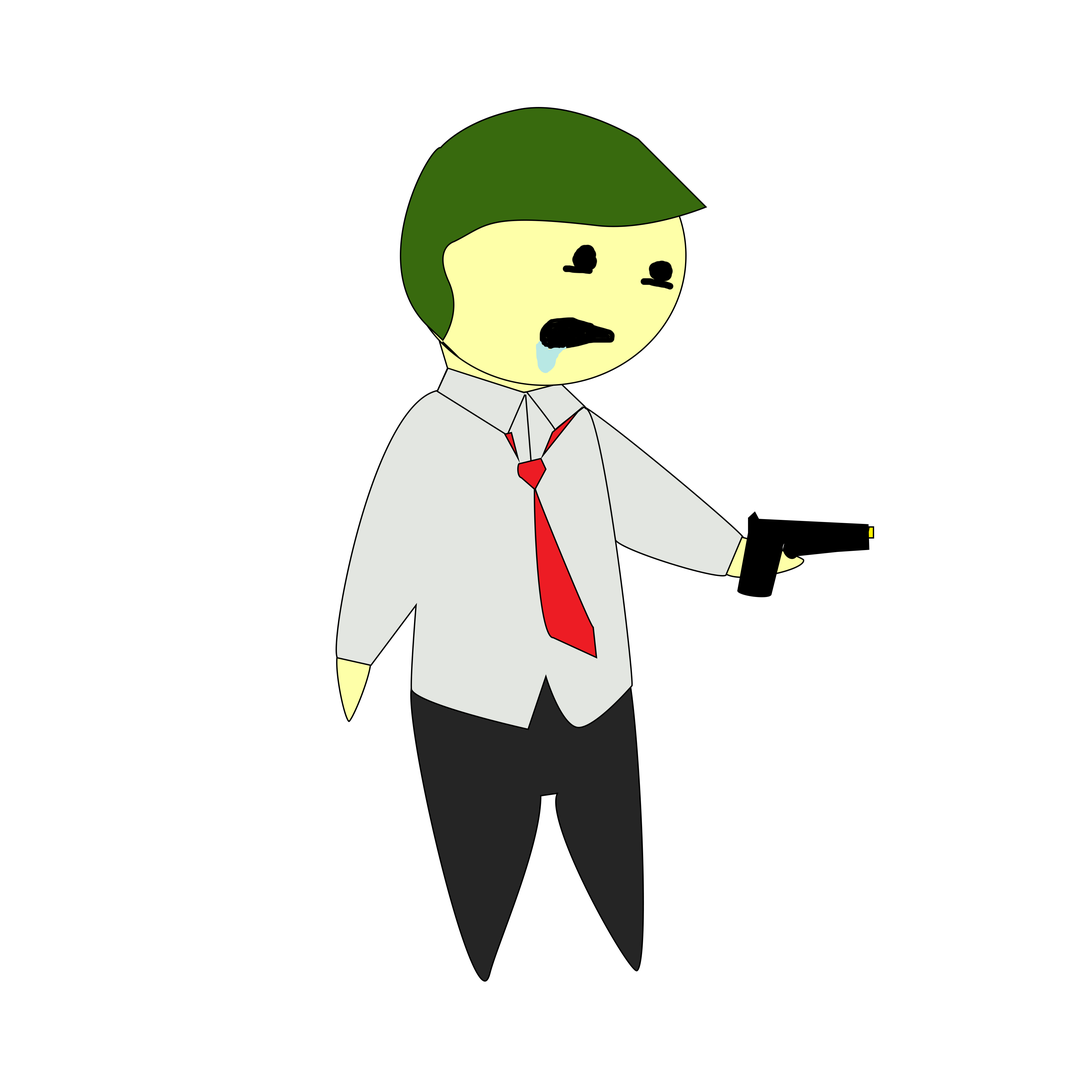
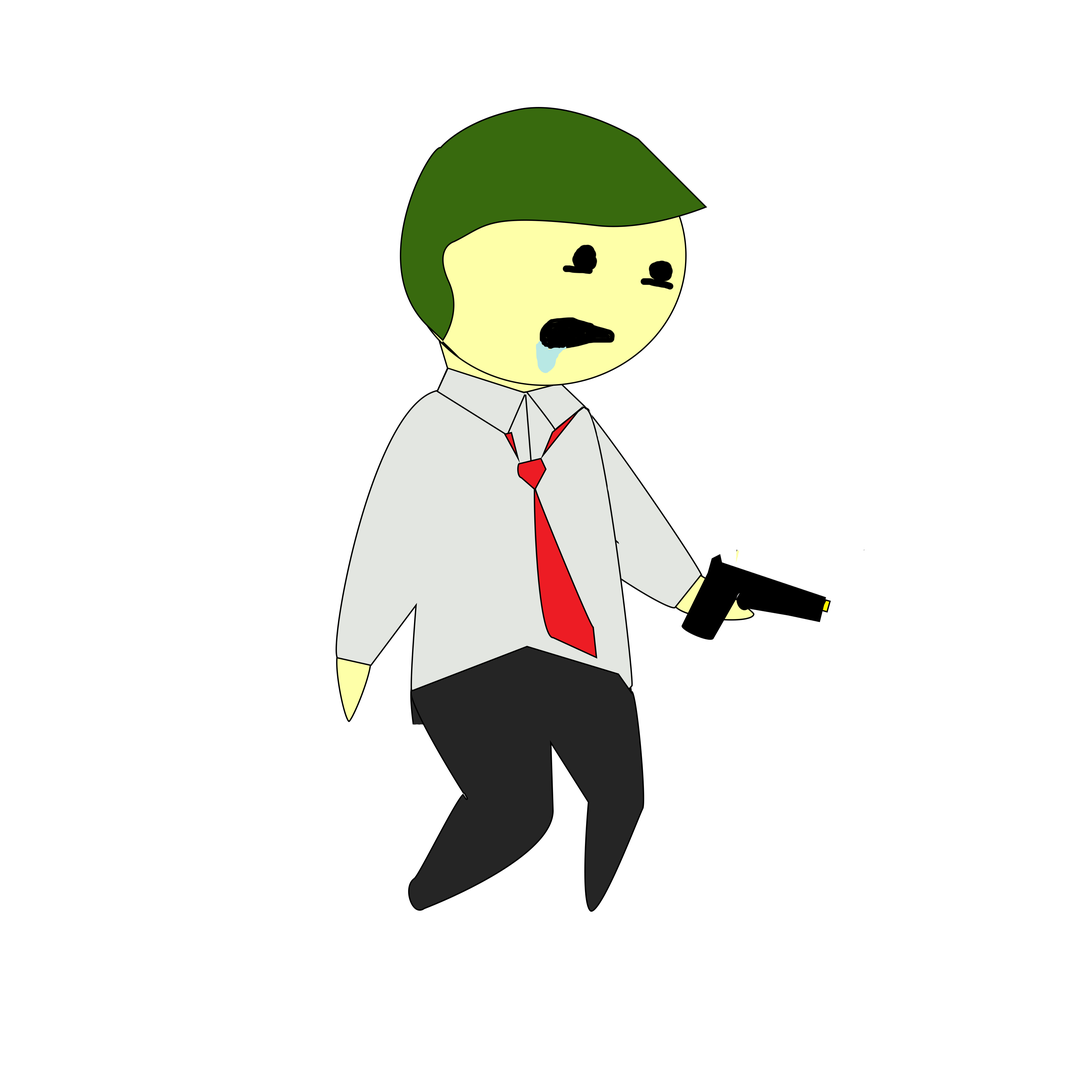
Layer changes from the first 1091 x 1091 image to the second:
added layer "Shape 11" above "Shape 10 copy" over (x1=408, y1=646, x2=645, y2=913)
added layer "Shape 10 copy" above "Shape 10" over (x1=410, y1=408, x2=866, y2=741)
hid "Shape 10" over (x1=408, y1=408, x2=875, y2=983)
